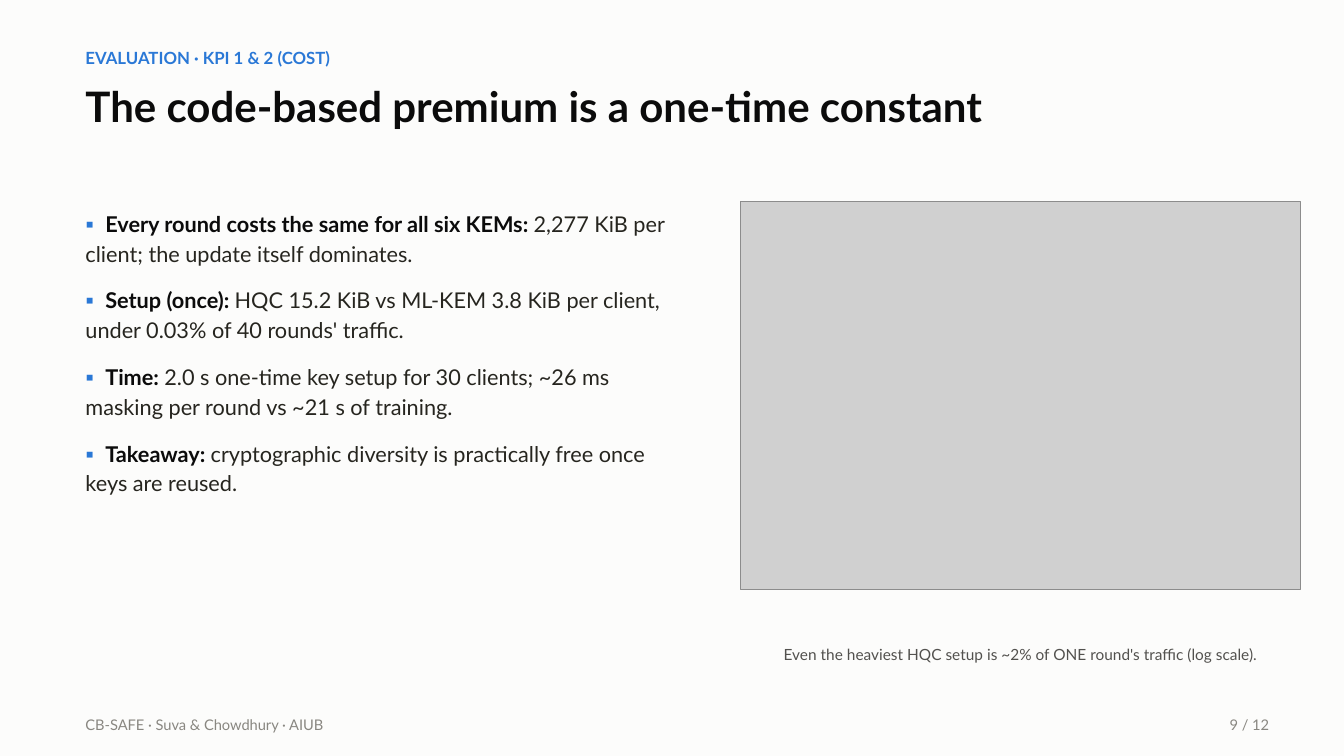
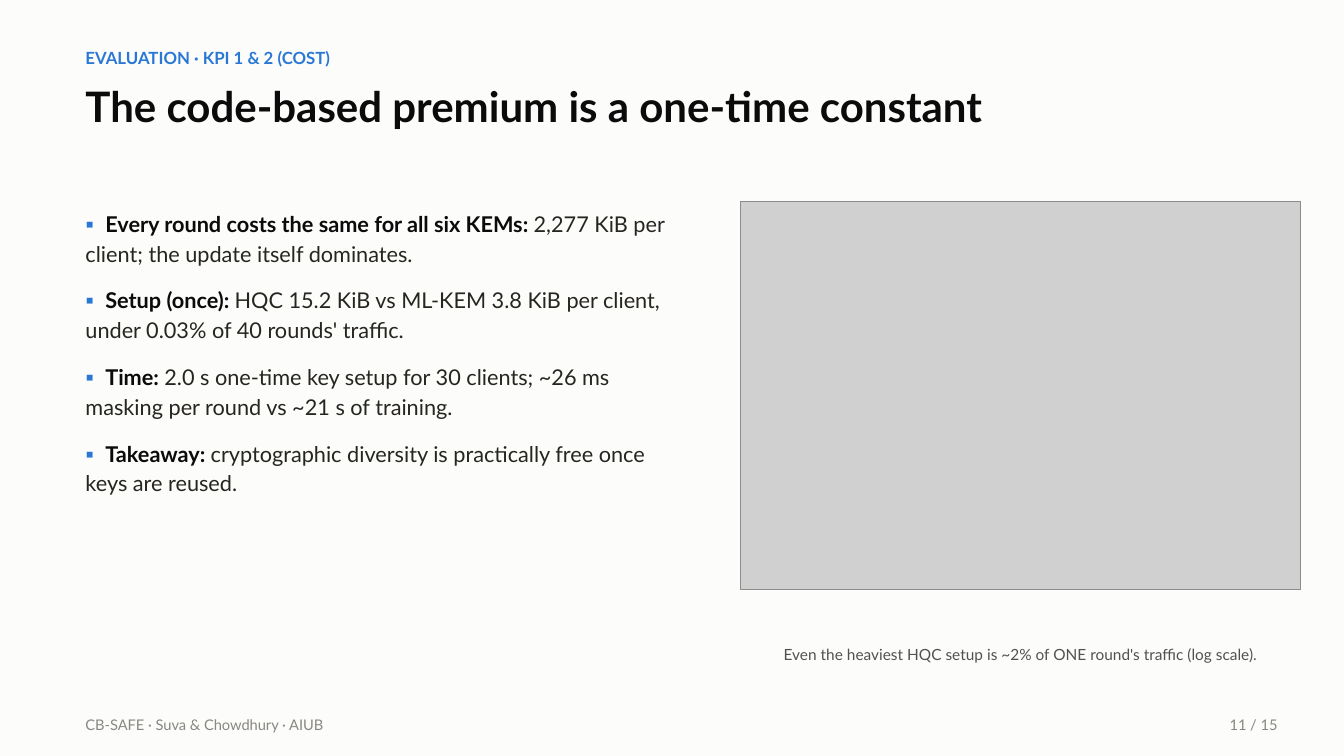
Before and after one commit to wshuv-o/cb-safe-draft, a slide deck: slide 12 of paper/cbsafe_slides.pptx (slide 9 before the commit). Drawn at 1344x756 pixels with LibreOffice and Linux fonts; fonts in the diff are those of the drawing; grey boxes stand for pictures. Boxes give left, top, right and bottom in pixels: in the first picture for what was removed or moved away, otherwise in the second. Text is boxed around its words. In the diff, an @@ line names an element or a change of style, - is before the commit and + after.

```diff
--- a/paper/cbsafe_slides.pptx
+++ b/paper/cbsafe_slides.pptx
@@ text at box(1230, 719, 1278, 730): text changed @@
-9 / 12
+11 / 15
```
Also in this commit, not shown: 11 other slides changed, 5 slides added, 2 other files.
